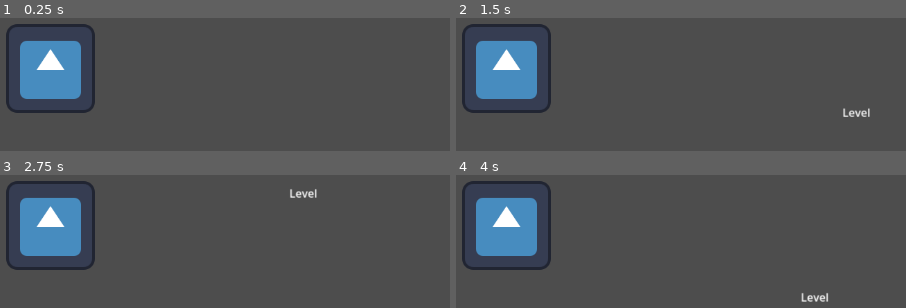
Above: before the commit, frames 1-4 (two rows, left to right).
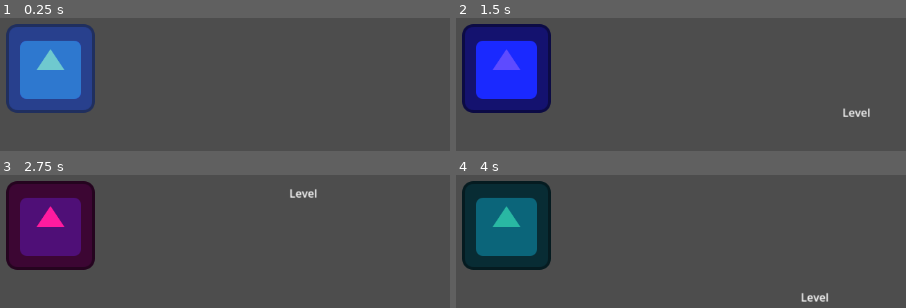
Above: after the commit, the same moments.

Repository: pieeks/NewGameRepo
Game: Godot game, scene res://scene/testWorld.tscn
Same seed, same stepped clock (60 frames per second), same inputs: the game is played once before the commit and once after it. This scene is started directly instead of the project's main scene. The engine's default icon, where the game draws it, is replaced by a stand-in: a white triangle on a blue panel in a dark square.
Inputs:
- Up to frame 1 (0.25 s): no input
- Up to frame 2 (1.5 s): tap Enter at 0.5 s; hold D (move_right) 0.53-1.28 s; tap Space at 1.25 s; hold S (move_down) from 1.28 s (still down)
- Up to frame 3 (2.75 s): tap Enter at 2 s; release S (move_down) at 2.03 s; hold D (move_right) from 2.03 s (still down)
- Up to frame 4 (4 s): release D (move_right) at 2.78 s; hold W (move_up) 2.78-3.53 s; hold A (move_left) from 3.53 s (still down)

The runs differ from the first frame. In frame 1, 13% of the frame differs, in the area x 1-22%, y 4-72%; in frame 2, 13%; in frame 3, 13%; in frame 4, 13%.

Commit message:
Creates the StateMachnie + Sync

Diff:
--- a/scene/character.tscn
+++ b/scene/character.tscn
@@ -1,10 +1,9 @@
 [gd_scene format=3 uid="uid://bpv5w7cpt1i77"]
 
-[ext_resource type="Texture2D" uid="uid://c068e6hmd8c0d" path="res://icon.svg" id="1_3x35j"]
 [ext_resource type="Script" uid="uid://dpm18go8i0gd0" path="res://scripts/character.gd" id="1_6k5wm"]
 [ext_resource type="PackedScene" uid="uid://d4b5qv5atlkhq" path="res://scene/movementController.tscn" id="2_d7vt2"]
 [ext_resource type="PackedScene" uid="uid://8c5ojwtr0l73" path="res://scene/stateController.tscn" id="3_6k5wm"]
-[ext_resource type="PackedScene" path="res://scene/character_visuals.tscn" id="4_ylg48"]
+[ext_resource type="PackedScene" uid="uid://4edfqg1bhdcr" path="res://scene/character_visuals.tscn" id="4_ylg48"]
 
 [sub_resource type="RectangleShape2D" id="RectangleShape2D_xo3ru"]
 size = Vector2(127, 128)
@@ -16,6 +15,9 @@
 properties/1/path = NodePath(".:velocity")
 properties/1/spawn = true
 properties/1/replication_mode = 1
+properties/2/path = NodePath(".:net_anim_name")
+properties/2/spawn = true
+properties/2/replication_mode = 1
 
 [node name="Character" type="CharacterBody2D" unique_id=2123511907]
 collision_mask = 0
@@ -25,7 +27,7 @@
 position = Vector2(0.5, -1)
 shape = SubResource("RectangleShape2D_xo3ru")
 
-[node name="CharacterVisuals" parent="." instance=ExtResource("4_ylg48")]
+[node name="CharacterVisuals" parent="." unique_id=1437185516 instance=ExtResource("4_ylg48")]
 
 [node name="Camera2D" type="Camera2D" parent="." unique_id=1480388058]
 
--- a/scene/character_visuals.tscn
+++ b/scene/character_visuals.tscn
@@ -1,22 +1,127 @@
- [gd_scene format=3]
+[gd_scene format=3 uid="uid://4edfqg1bhdcr"]
 
- [ext_resource type="Texture2D" path="res://icon.svg" id="1_icon"]
+[ext_resource type="Texture2D" uid="uid://c068e6hmd8c0d" path="res://icon.svg" id="1_icon"]
 
- [node name="CharacterVisuals" type="Node2D"]
+[sub_resource type="Animation" id="Animation_qlwui"]
+length = 0.001
+tracks/0/type = "value"
+tracks/0/imported = false
+tracks/0/enabled = true
+tracks/0/path = NodePath("Model:self_modulate")
+tracks/0/interp = 1
+tracks/0/loop_wrap = true
+tracks/0/keys = {
+"times": PackedFloat32Array(0),
+"transitions": PackedFloat32Array(1),
+"update": 0,
+"values": [Color(1, 1, 1, 1)]
+}
 
- [node name="Hair" type="Sprite2D" parent="."]
+[sub_resource type="Animation" id="Animation_q8tae"]
+resource_name = "idle"
+loop_mode = 1
+tracks/0/type = "value"
+tracks/0/imported = false
+tracks/0/enabled = true
+tracks/0/path = NodePath("Model:self_modulate")
+tracks/0/interp = 1
+tracks/0/loop_wrap = true
+tracks/0/keys = {
+"times": PackedFloat32Array(0.03333336),
+"transitions": PackedFloat32Array(1),
+"update": 0,
+"values": [Color(0.48620003, 0.9703203, 2.015, 0.7294118)]
+}
 
- [node name="Head" type="Sprite2D" parent="."]
+[sub_resource type="Animation" id="Animation_tngj6"]
+resource_name = "run_down"
+tracks/0/type = "value"
+tracks/0/imported = false
+tracks/0/enabled = true
+tracks/0/path = NodePath("Model:self_modulate")
+tracks/0/interp = 1
+tracks/0/loop_wrap = true
+tracks/0/keys = {
+"times": PackedFloat32Array(0.06666667),
+"transitions": PackedFloat32Array(1),
+"update": 0,
+"values": [Color(0.36861527, 0.29478434, 1.3580494, 1)]
+}
 
- [node name="Body" type="Sprite2D" parent="."]
- texture = ExtResource("1_icon")
+[sub_resource type="Animation" id="Animation_jg43a"]
+resource_name = "run_left"
+tracks/0/type = "value"
+tracks/0/imported = false
+tracks/0/enabled = true
+tracks/0/path = NodePath("Model:self_modulate")
+tracks/0/interp = 1
+tracks/0/loop_wrap = true
+tracks/0/keys = {
+"times": PackedFloat32Array(0.033333335),
+"transitions": PackedFloat32Array(1),
+"update": 0,
+"values": [Color(0.15975991, 0.722106, 0.639065, 1)]
+}
 
- [node name="Waist" type="Sprite2D" parent="."]
+[sub_resource type="Animation" id="Animation_osfo6"]
+resource_name = "run_right"
+tracks/0/type = "value"
+tracks/0/imported = false
+tracks/0/enabled = true
+tracks/0/path = NodePath("Model:self_modulate")
+tracks/0/interp = 1
+tracks/0/loop_wrap = true
+tracks/0/keys = {
+"times": PackedFloat32Array(0.06666667),
+"transitions": PackedFloat32Array(1),
+"update": 0,
+"values": [Color(1.1146761, 0.10572844, 0.6237673, 1)]
+}
 
- [node name="Hands" type="Sprite2D" parent="."]
+[sub_resource type="Animation" id="Animation_d146q"]
+resource_name = "run_up"
+tracks/0/type = "value"
+tracks/0/imported = false
+tracks/0/enabled = true
+tracks/0/path = NodePath("Model:self_modulate")
+tracks/0/interp = 1
+tracks/0/loop_wrap = true
+tracks/0/keys = {
+"times": PackedFloat32Array(0.06666667),
+"transitions": PackedFloat32Array(1),
+"update": 0,
+"values": [Color(0.9672555, 0.7961138, 0.22918937, 1)]
+}
 
- [node name="Legs" type="Sprite2D" parent="."]
+[sub_resource type="AnimationLibrary" id="AnimationLibrary_tngj6"]
+_data = {
+&"RESET": SubResource("Animation_qlwui"),
+&"idle": SubResource("Animation_q8tae"),
+&"run_down": SubResource("Animation_tngj6"),
+&"run_left": SubResource("Animation_jg43a"),
+&"run_right": SubResource("Animation_osfo6"),
+&"run_up": SubResource("Animation_d146q")
+}
 
- [node name="Boots" type="Sprite2D" parent="."]
+[node name="CharacterVisuals" type="Node2D" unique_id=1697649815]
 
- [node name="AnimationPlayer" type="AnimationPlayer" parent="."]
+[node name="Hair" type="Sprite2D" parent="." unique_id=652378098]
+
+[node name="Head" type="Sprite2D" parent="." unique_id=237230773]
+
+[node name="Body" type="Sprite2D" parent="." unique_id=1215595712]
+
+[node name="Model" type="Sprite2D" parent="." unique_id=164158318]
+texture = ExtResource("1_icon")
+
+[node name="Waist" type="Sprite2D" parent="." unique_id=2021267097]
+
+[node name="Hands" type="Sprite2D" parent="." unique_id=33193336]
+
+[node name="Legs" type="Sprite2D" parent="." unique_id=975561907]
+
+[node name="Boots" type="Sprite2D" parent="." unique_id=1611891661]
+
+[node name="AnimationPlayer" type="AnimationPlayer" parent="." unique_id=1949671673]
+libraries/ = SubResource("AnimationLibrary_tngj6")
+autoplay = &"idle"
--- a/scene/stateController.tscn
+++ b/scene/stateController.tscn
@@ -1,6 +1,14 @@
 [gd_scene format=3 uid="uid://8c5ojwtr0l73"]
 
 [ext_resource type="Script" uid="uid://bxyfox47laj0s" path="res://scripts/states/state_manager.gd" id="1_lravm"]
+[ext_resource type="Script" path="res://scripts/states/idle_state.gd" id="2_idle"]
+[ext_resource type="Script" path="res://scripts/states/move_state.gd" id="3_move"]
 
 [node name="StateController" type="Node2D" unique_id=278793159]
 script = ExtResource("1_lravm")
+
+[node name="IdleState" type="Node" parent="."]
+script = ExtResource("2_idle")
+
+[node name="MoveState" type="Node" parent="."]
+script = ExtResource("3_move")
--- a/scripts/character.gd
+++ b/scripts/character.gd
@@ -2,6 +2,30 @@
 
 @onready var camera_2d: Camera2D = $Camera2D
 @onready var animation_player: AnimationPlayer = get_node_or_null("CharacterVisuals/AnimationPlayer")
+
+# Netzwerk-sichtbarer Animationszustand (wird später repliziert).
+# Interner Speicher (_net_anim_name) + Property mit Setter/Getters.
+var _net_anim_name: StringName = StringName()
+
+var net_anim_name: StringName:
+	set(value):
+		# Nichts tun, wenn sich der Wert nicht ändert.
+		if _net_anim_name == value:
+			return
+
+		var old_value := _net_anim_name
+		_net_anim_name = value
+
+		# Debug: Anzeigen, wann und wo sich der Netz-Animationszustand ändert.
+		var peer_id := multiplayer.get_unique_id() if multiplayer else -1
+		print("Character(", name, ") peer=", peer_id, " is_authority=", is_multiplayer_authority(),
+			" net_anim_name: ", old_value, " -> ", value)
+
+		# Wenn ein gültiger Name gesetzt ist, passende Animation abspielen.
+		if value != StringName():
+			play_animation(String(value))
+	get:
+		return _net_anim_name
 
 
 func _enter_tree() -> void:
@@ -17,9 +41,9 @@
 		z_index = 0
 
 
-func play_animation(name: String) -> void:
-	if animation_player and animation_player.has_animation(name):
-		animation_player.play(name)
+func play_animation(anim_name: String) -> void:
+	if animation_player and animation_player.has_animation(anim_name):
+		animation_player.play(anim_name)
 	else:
 		# Fallback: Nur ein Log ausgeben, bis echte Animationen vorhanden sind.
-		print("Character: Animation '", name, "' nicht gefunden oder kein AnimationPlayer vorhanden.")
+		print("Character: Animation '", anim_name, "' nicht gefunden oder kein AnimationPlayer vorhanden.")
--- a/scripts/states/idle_state.gd
+++ b/scripts/states/idle_state.gd
@@ -8,7 +8,7 @@
 
 func enter(previous_state) -> void:
 	if character:
-		character.play_animation("idle")
+		character.net_anim_name = &"idle"
 
 
 func physics_update(_delta: float) -> void:
--- a/scripts/states/move_state.gd
+++ b/scripts/states/move_state.gd
@@ -35,4 +35,5 @@
 		# Vertikal dominiert
 		anim = "run_down" if v.y >= 0.0 else "run_up"
 
-	character.play_animation(anim)
+	# Visualen Netz-Animationszustand setzen; Character synchronisiert und spielt lokal ab.
+	character.net_anim_name = StringName(anim)
--- a/scripts/states/state_manager.gd
+++ b/scripts/states/state_manager.gd
@@ -20,6 +20,9 @@
 			state.character = character
 			state.state_controller = self
 
+	# Debug: Übersicht, welche States registriert wurden.
+	print("StateManager: registered states = ", states.keys())
+
 	# Standard-Startzustand: "Idle", falls vorhanden
 	if states.has(&"Idle"):
 		_change_state(&"Idle")
@@ -29,8 +32,10 @@
 
 
 func _physics_process(delta: float) -> void:
+	# Nur im Multiplayer laufen lassen (Singleplayer = Host hat auch einen Peer).
 	if not multiplayer.has_multiplayer_peer():
 		return
+	# Im Multiplayer: nur die Authority darf den State/Animation steuern.
 	if not character.is_multiplayer_authority():
 		return
 
@@ -41,7 +46,11 @@
 	if speed > 0.1:
 		desired_state = &"Move"
 
+
 	if current_state == null or current_state.state_name != desired_state:
+		print("StateManager: changing state on authority=", character.is_multiplayer_authority(),
+			" from=", current_state.state_name if current_state else "null",
+			" to=", desired_state)
 		_change_state(desired_state)
 
 	if current_state:
Not shown, changed: .gitignore
